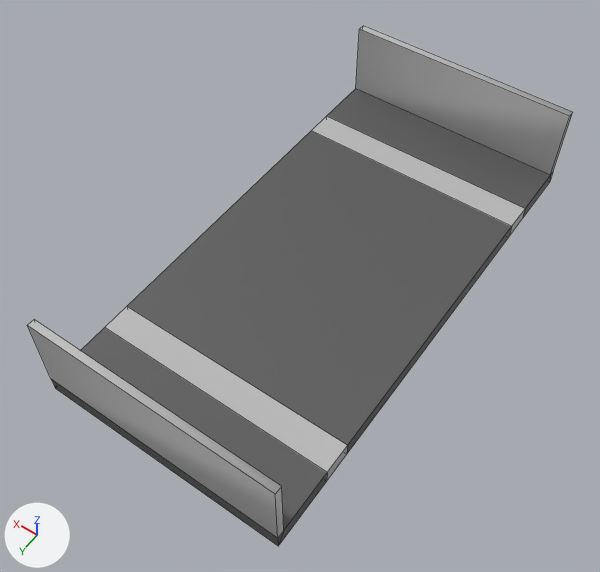
The FBX model Assets/models/Modular_Track/Wide_Track/straight_1x1_WIDE.fbx as it was, and as the next commit left it.
The view is the same before and after, from a 50 mm lens placed at (-0.62, 2.26, 2.53), pointed at (0.51, 0.67, 0.03). Arrows for +X, +Y and +Z are at lower left; the lights stay in place. Mesh edges are drawn as thin lines. Where no turn or scale is listed for an object, it has been applied to the vertices.
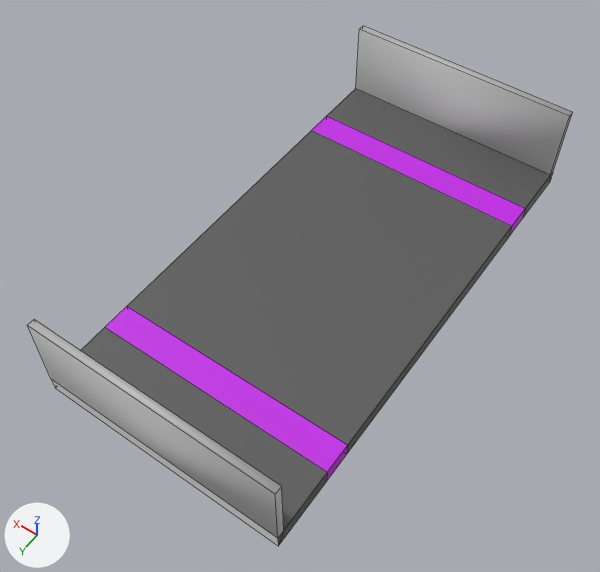
Where the change shows, as pixel boxes [x1, y1, x2, y2] in the pictures (600 x 572 px):
'pPlane12', recoloured, reshaped: [27, 26, 573, 546] in both
part 1 of me_mesh, recoloured (grey to purple): [105, 116, 525, 480] in both

Diff of the bpy script that builds the scene:
```diff
--- a/Assets/models/Modular_Track/Wide_Track/straight_1x1_WIDE.fbx.py
+++ b/Assets/models/Modular_Track/Wide_Track/straight_1x1_WIDE.fbx.py
@@ mat_road @@
 mat_road = principled_material('road')
-mat_road.base_color = (0.104, 0.104, 0.104)  # dark grey #5b5b5b
+mat_road.base_color = (1.0, 1.0, 1.0)  # white #ffffff
 mat_road.roughness = 0.553
@@ mat_material_001 @@
+mat_material_001 = principled_material('Material.001')
+mat_material_001.base_color = (0.552, 0.0155, 0.8)  # purple #c421e7
@@ me_mesh @@
 # used by ob_pplane12; location = (1.001, -0.497, -0.066)
-me_mesh.from_pydata(...)  # 36 vertices, 34 faces; spans x -1.0..0.0, y 0.0..2.0, z 0.0..0.39
+me_mesh.from_pydata(...)  # 36 vertices, 36 faces; spans x -1.0..0.0, y 0.0..2.0, z 0.0..0.39
+# me_mesh part 1: 6 faces spanning x -1.0..0.0, y 0.27..1.73, z 0.0..0.07 switch from mat_lambert2 (grey #bcbcbc) to mat_material_001 (purple #c421e7)
 me_mesh.materials.append(mat_road3)
```
